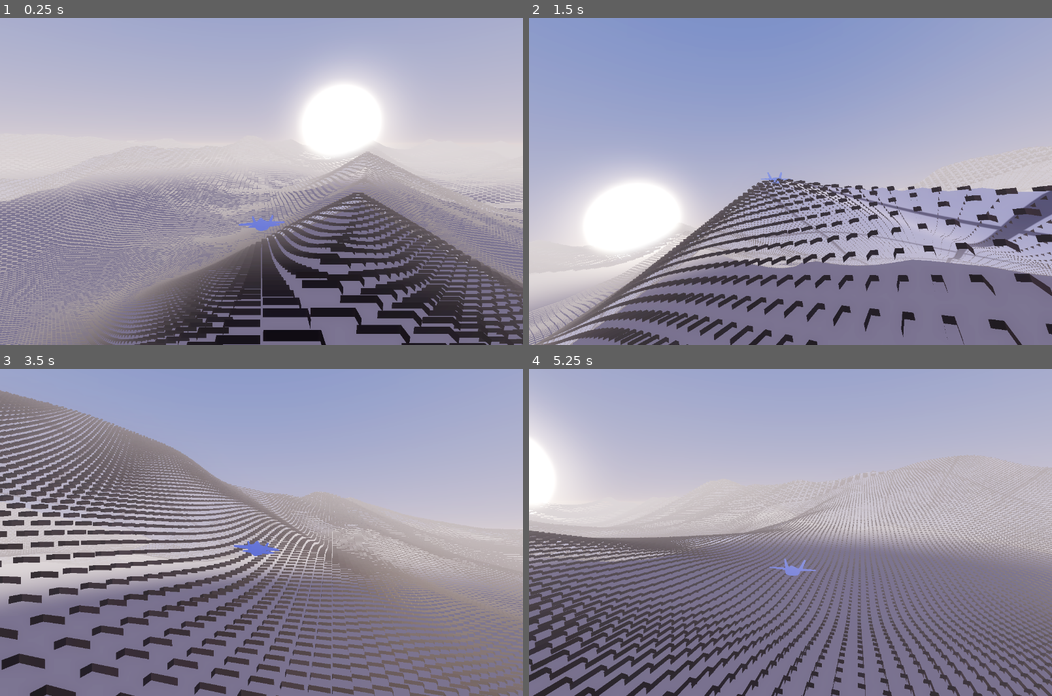
Above: before the commit, frames 1-4 (two rows, left to right).
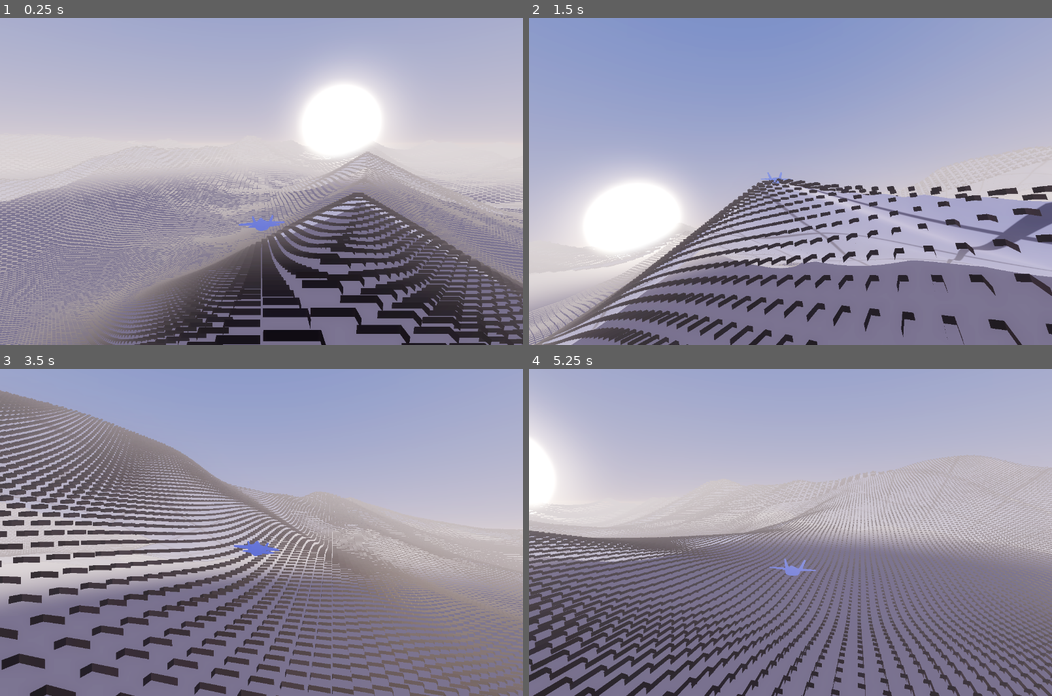
Above: after the commit, the same moments.

Repository: gallak87/tech9
Game: Godot game, scene res://scenes/Main.tscn
Two runs of this game, one before a commit and one after it. Both use one fixed random seed, a clock stepped at 60 frames per second and the inputs below.
Inputs (mouse positions are in pixels of both pictures, inside the frame that each line leads up to):
- Up to frame 1 (0.25 s): no input
- Up to frame 2 (1.5 s): tap Enter at 0.5 s; move the mouse to (905, 165) at 0.52 s; hold D (steer_right) 0.53-1.25 s; hold Shift (boost) 0.53-1.25 s; click (905, 165) at 0.67 s; tap Space at 0.77 s; drag from (685, 197) to (764, 246) at 1.27 s
- Up to frame 3 (3.5 s): move the mouse to (313, 460) at 2.02 s; hold D (steer_right) 2.03-2.75 s; tap C at 2.1 s; drag from (235, 597) to (104, 483) at 2.77 s
- Up to frame 4 (5.25 s): move the mouse to (947, 581) at 3.52 s; hold A (steer_left) 3.53-4.25 s; tap F at 3.6 s; tap Space at 3.77 s; drag from (633, 483) to (712, 450) at 4.27 s; move the mouse to (816, 532) at 5.02 s; hold Ctrl (brake) from 5.03 s (still down); tap H at 5.1 s; click (816, 532) at 5.17 s

The runs differ from the first frame. In frame 1, 0.3% of the frame differs, in the area x 0-100%, y 41-85%; in frame 2, 4.2%, in the area x 2-100%, y 49-100%; in frame 3, 0.4%; in frame 4, 0.3%.

Commit message:
dg: stop the substrate punching through the block tops
The pale smooth wedges lying over the mosaic were the floor, not shading.
Blocks hold one height flat across each block; the substrate sampled smoothly
at its own verts, so the two disagree by up to slope * pitch/2 — several units
at LOD3 against a drop of 0.14. Sample the min of the four block centres
bracketing each substrate vertex instead: at or below every block it touches,
by construction, at any LOD and any slope.

Diff:
--- a/games/duneglide/scripts/TerrainField.gd
+++ b/games/duneglide/scripts/TerrainField.gd
@@ -51,7 +51,7 @@
 		var block_mesh := BlockChunkMesh.build(chunk_n, pitch, fill_x, fill_z)
 		var sub_mesh := SubstrateMesh.build(chunk_n, pitch)
 		var bmat := _block_mat(pow(2.0, l))
-		var smat := _substrate_mat()
+		var smat := _substrate_mat(pitch)
 
 		var nodes: Array = []
 		for oz in range(-2, 2):
@@ -78,10 +78,13 @@
 	return m
 
 
-func _substrate_mat() -> ShaderMaterial:
+func _substrate_mat(pitch: float) -> ShaderMaterial:
 	var m := ShaderMaterial.new()
 	m.shader = load("res://shaders/substrate.gdshader")
 	m.set_shader_parameter("drop", substrate_drop)
+	# The shader needs the ring's pitch to find the block centres bracketing each
+	# substrate vertex. Wrong pitch here and the floor pokes through the tops.
+	m.set_shader_parameter("pitch", pitch)
 	return m
 
 
--- a/games/duneglide/shaders/substrate.gdshader
+++ b/games/duneglide/shaders/substrate.gdshader
@@ -4,6 +4,8 @@
 #include "res://shaders/terrain_height.gdshaderinc"
 
 uniform float drop = 1.4;   // how far below the block tops the floor sits
+// This ring's block pitch. Load-bearing — see vertex().
+uniform float pitch = 1.0;
 
 // PHASE 3 VALUE INVERSION. This used to be the dark "shadow between tiles".
 // It is now the BRIGHT GLOSSY SURFACE and the blocks are the dark marks on it —
@@ -42,12 +44,28 @@
 varying float v_sharp;
 
 void vertex() {
-	// Sampled per-vertex (smooth), unlike the block shader's per-block sample —
-	// this is a continuous surface, so it should follow the dune exactly.
 	vec2 w = (MODEL_MATRIX * vec4(VERTEX, 1.0)).xz;
+
+	// Do NOT sample the height at w. The blocks sample once per block CENTRE and
+	// hold it flat across the whole block; a smooth sample at w disagrees with
+	// that by up to slope * pitch/2, which at LOD3 (pitch 8, slopes to ~0.8) is
+	// several units against a drop of 0.14 — so the floor punched up through the
+	// tops and rendered as smooth pale wedges lying over the mosaic.
+	//
+	// Substrate verts sit on block CORNERS, so the four block centres touching
+	// this vert are at w +- pitch/2 on each axis. Taking their min puts the floor
+	// at or below every block it touches, by construction, at every LOD and any
+	// slope. drop then only has to cover the LOD seams, not the slope error.
+	float hp = pitch * 0.5;
+	float h = min(
+		min(terrain_h(w + vec2(-hp, -hp)), terrain_h(w + vec2(hp, -hp))),
+		min(terrain_h(w + vec2(-hp,  hp)), terrain_h(w + vec2(hp,  hp))));
+	VERTEX.y = h - drop;
+	v_world = vec3(w.x, VERTEX.y, w.y);
+
+	// Shading normal stays the true smooth gradient at w — this is a lighting
+	// normal, and the min() above is a depth correction, not a shape change.
 	vec3 hd = terrain_hd(w);
-	VERTEX.y = hd.x - drop;
-	v_world = vec3(w.x, VERTEX.y, w.y);
 	v_vnormal = normalize(vec3(-hd.y, 1.0, -hd.z));
 
 	float d = length(w - CAMERA_POSITION_WORLD.xz);
Not shown, changed: games/duneglide/ROADMAP.md
